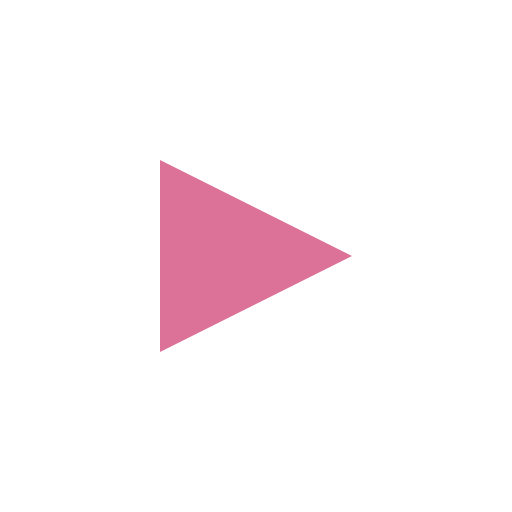
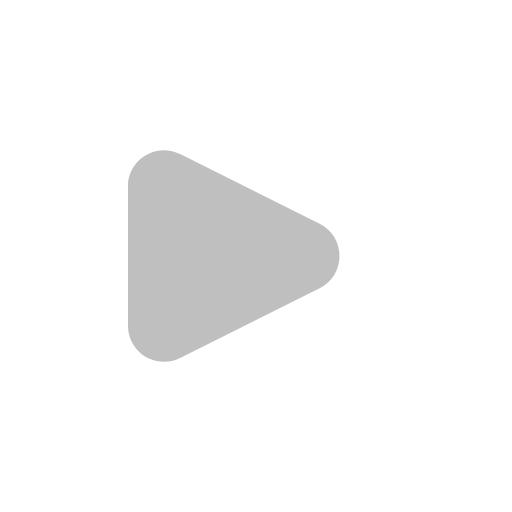
Layer changes from the first 512px x 512px image to the second:
painted on "Triangle", masked it over [160, 160, 352, 352]
